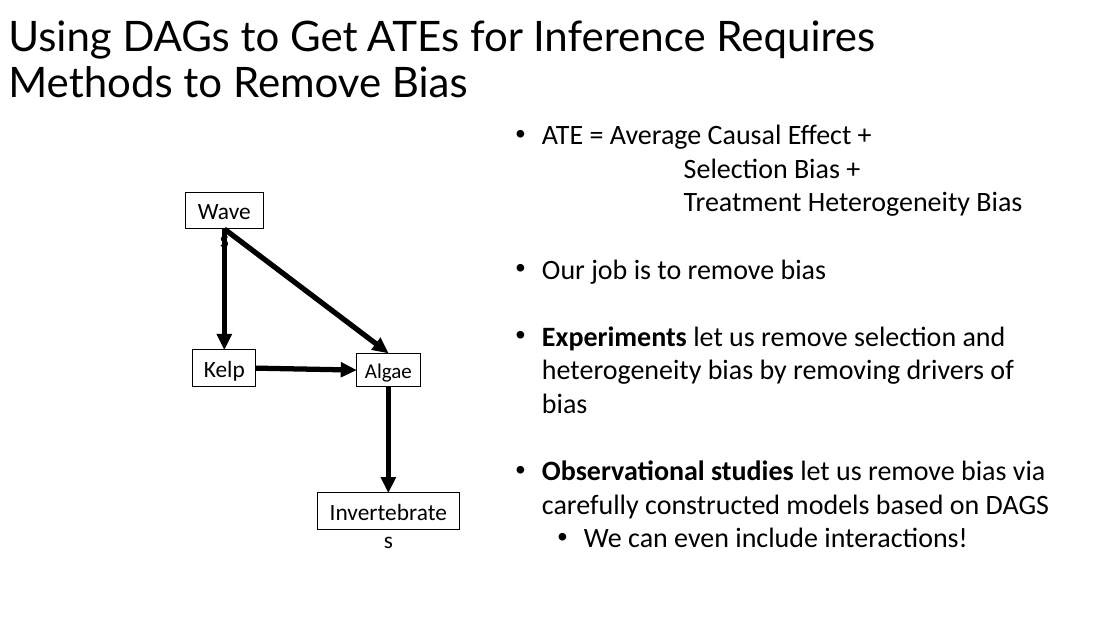
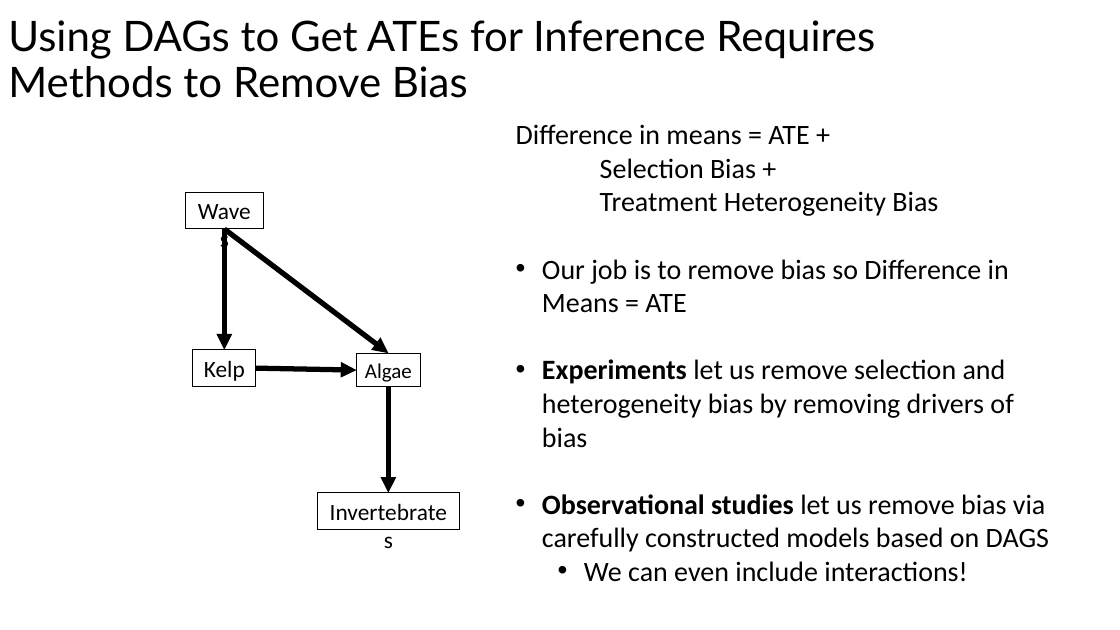
Before and after one commit to biol607/biol607.github.io, a slide deck: slide 72 of lectures/causal_diagrams.pptx. Drawn at 1120x630 pixels with LibreOffice and Linux fonts; fonts in the diff are those of the drawing. Boxes give left, top, right and bottom in pixels: in the first picture for what was removed or moved away, otherwise in the second. Text is boxed around its words. In the diff, an @@ line names an element or a change of style, - is before the commit and + after.

```diff
--- a/lectures/causal_diagrams.pptx
+++ b/lectures/causal_diagrams.pptx
@@ text at (x1=516, y1=124, x2=809, y2=145): text changed @@
-• ATE = Average Causal Effect +
+Difference in means = ATE +
@@ text at (x1=542, y1=259, x2=1009, y2=313): text changed @@
-• Our job is to remove bias
+• Our job is to remove bias so Difference in Means = ATE
```
Also in this commit, not shown: 2 other slides changed.
